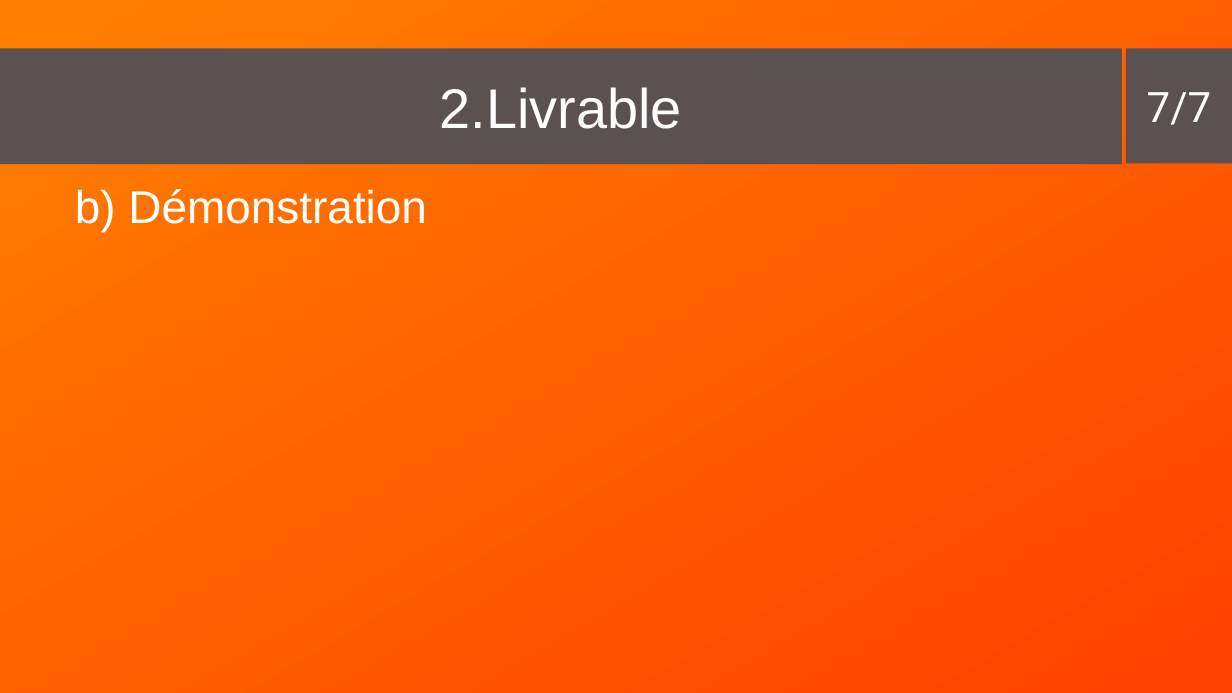
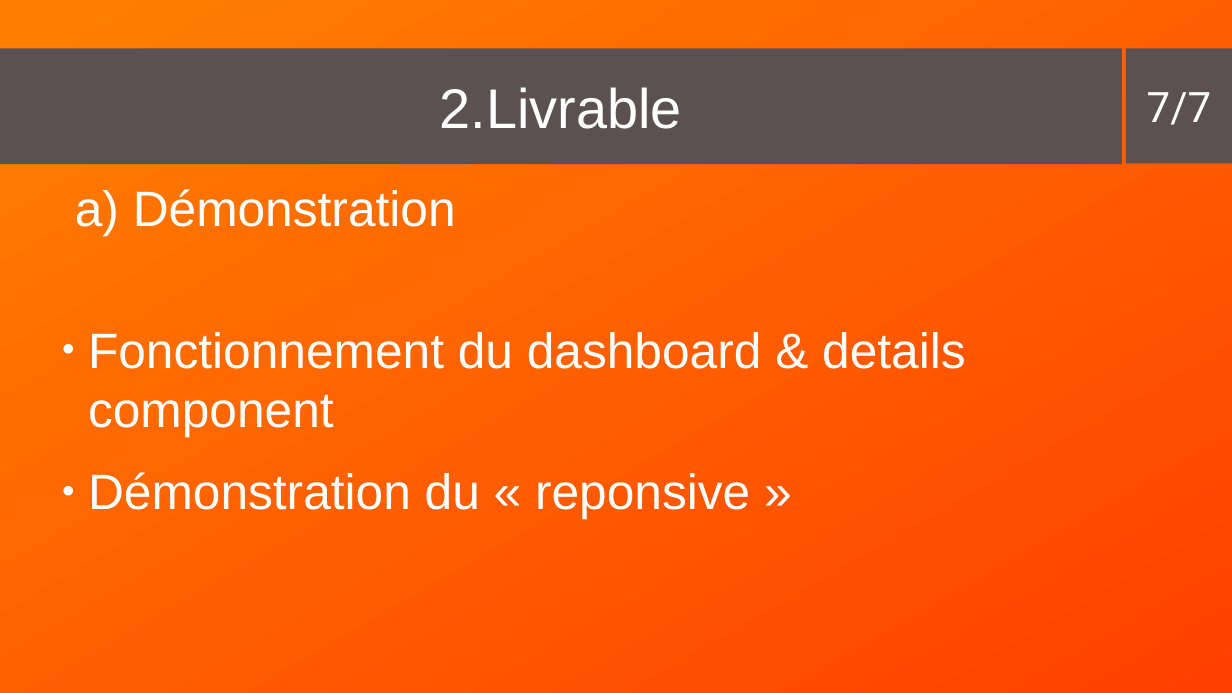
Before and after one commit to ZaeRon007/FormationFullStack, a slide deck: slide 7 of documents/presentation/presentation2.odp. Drawn at 1232x693 pixels with LibreOffice and Linux fonts; fonts in the diff are those of the drawing. Boxes give left, top, right and bottom in pixels: in the first picture for what was removed or moved away, otherwise in the second. Text is boxed around its words. In the diff, an @@ line names an element or a change of style, - is before the commit and + after.

```diff
--- a/documents/presentation/presentation2.odp
+++ b/documents/presentation/presentation2.odp
@@ text added at <box>88,189,966,518</box>, 32 pt, text #FFFFFF @@
+a) Démonstration
+● Fonctionnement du dashboard & details component
+● Démonstration du « reponsive »
@@ text removed at <box>128,189,427,224</box> @@
-b) Démonstration
```
Also in this commit, not shown: 4 other slides changed, 1 slide added, 1 slide removed.
